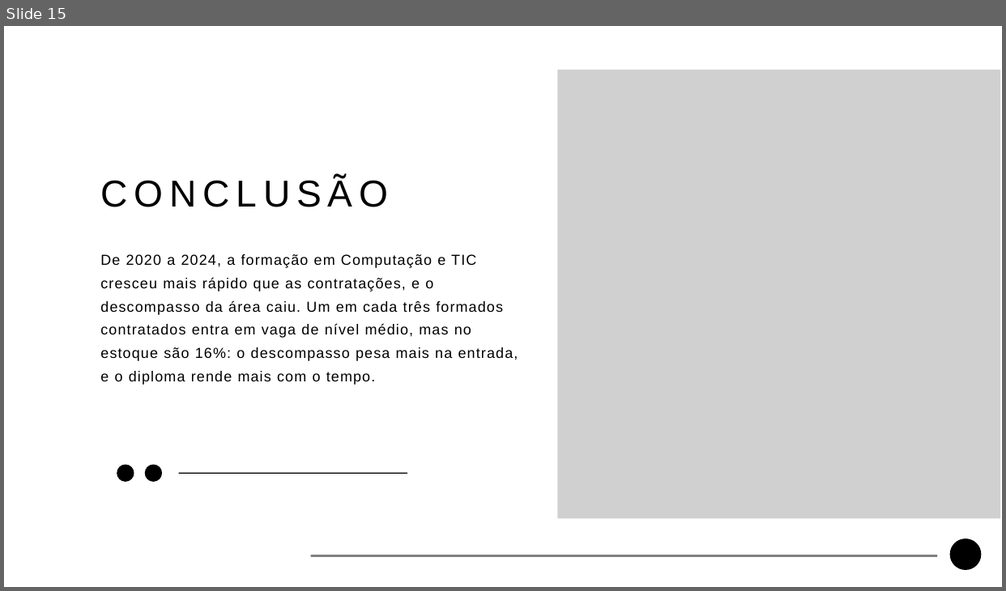
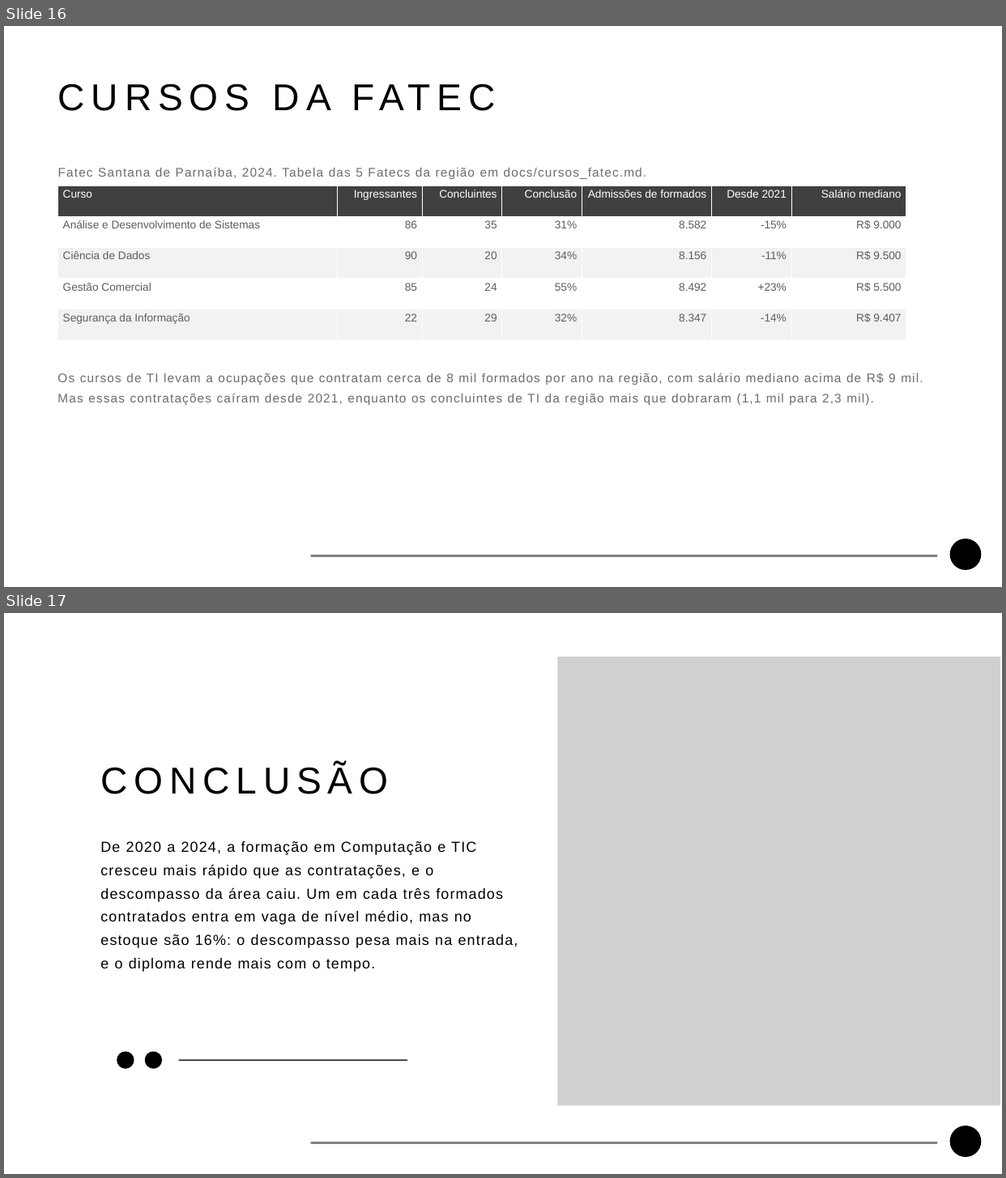
Before and after one commit to guilherme-ndo/projetointegrador-ii, a slide deck: docs/apresentacao_pi2.pptx. Shown one above the other, each under a label of ours: slide 15 before the commit, slides 16 and 17 after it. The pictures are 1006x591 and 1006x1178 pixels, drawn with LibreOffice and Linux fonts; fonts in the diff are those of the drawing; grey boxes stand for pictures; background and template pictures are left out. Boxes give left, top, right and bottom in pixels: in the first picture for what was removed or moved away, otherwise in the second. Text is boxed around its words. In the diff, an @@ line names an element or a change of style, - is before the commit and + after.

```diff
--- a/docs/apresentacao_pi2.pptx
+++ b/docs/apresentacao_pi2.pptx
@@ slide 16 added at [4, 26, 1002, 587], background #FFFFFF; not listed: 2 template elements that a slide beside it also shows @@
@@ text added at [58, 78, 931, 119], 54 pt, text #000000 @@
+CURSOS DA FATEC
@@ text added at [58, 167, 647, 179], 18 pt, text #6C6C6C @@
+  Fatec Santana de Parnaíba, 2024. Tabela das 5 Fatecs da região em docs/cursos_fatec.md.
@@ table added at [58, 186, 906, 340], 5 rows, 7 columns @@
+Curso | Ingressantes | Concluintes | Conclusão | Admissões de formados | Desde 2021 | Salário mediano
+Análise e Desenvolvimento de Sistemas | 86 | 35 | 31% | 8.582 | -15% | R$ 9.000
+Ciência de Dados | 90 | 20 | 34% | 8.156 | -11% | R$ 9.500
+Gestão Comercial | 85 | 24 | 55% | 8.492 | +23% | R$ 5.500
+Segurança da Informação | 22 | 29 | 32% | 8.347 | -14% | R$ 9.407
@@ text added at [57, 373, 923, 405], 18 pt, text #6C6C6C @@
+  Os cursos de TI levam a ocupações que contratam cerca de 8 mil formados por ano na região, com salário mediano acima de R$ 9 mil. Mas essas contratações caíram desde 2021, enquanto os concluintes de TI da região mais que dobraram (1,1 mil para 2,3 mil).
@@ what was slide 15 is now slide 17 @@
```
Also in this commit, not shown: 1 slide changed, 1 other slide added, 36 other files.
